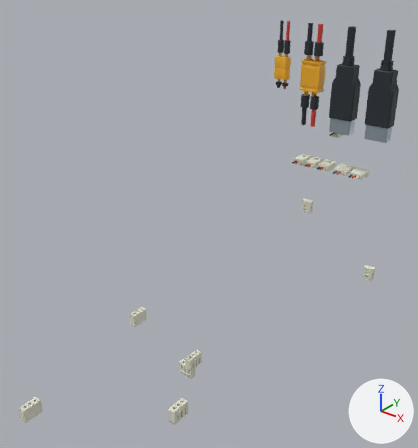
The glTF model web/assets/connectors.glb as it was, and as the next commit left it.
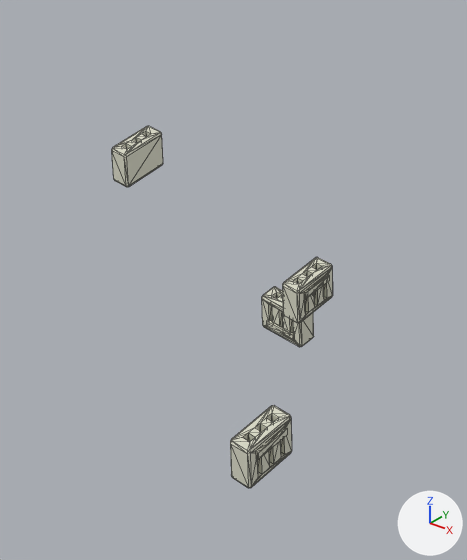
The first picture shows the older version from a 50 mm lens placed at (173.0, -286.0, 187.0), pointed at (-6.0, -63.0, 49.0). The close-ups show the older and then the newer version on the part from 22% to 59% of the width and 59% to 100% of the height of that picture. Only the edits that show in the close-ups are written down. Every picture has the same lights, and +X, +Y and +Z are marked at lower right. The close-ups show mesh edges as thin lines. Where no turn or scale is listed for an object, it has been applied to the vertices. Vertices at exactly the same position are counted once.

In view in the first close-up: 'ID1EH_nylon', 'ID2EH_nylon', 'ID5EH_nylon', 'ID6EH_nylon'.
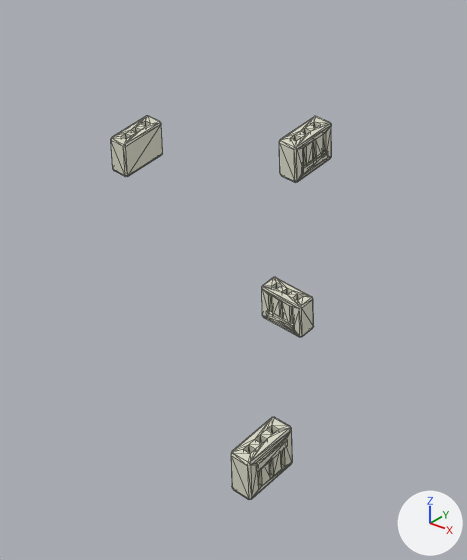
Pixel boxes [x1, y1, x2, y2] of what changed, in the close-ups (467 x 560 px; the box of a moved part takes in the faces that stretch with it):
```json
{"object": "ID5EH_nylon", "change": "reshaped", "before": [282, 257, 333, 323], "after": [279, 116, 332, 182]}
{"object": "ID2EH_nylon", "change": "moved", "before": [230, 405, 292, 488], "after": [231, 417, 292, 500]}
{"object": "ID6EH_nylon", "change": "moved", "before": [112, 126, 163, 187], "after": [111, 116, 163, 177]}
{"object": "ID1EH_nylon", "change": "moved", "before": [262, 287, 314, 347], "after": [262, 277, 314, 337]}
{"part": 3, "of": "me_mesh_62", "change": "moved or reshaped", "before": [304, 274, 329, 299], "after": [302, 150, 328, 174]}
{"part": 4, "of": "me_mesh_62", "change": "moved or reshaped", "before": [282, 257, 333, 323], "after": [279, 116, 332, 182]}
```

Edits to the scene script, one JSON object a line:
```json
{"block": "me_mesh_58", "where": "# used by ob_id1eh_nylon; location = (0.0, 0.0, 0.0)"}
{"op": "remove", "block": "me_mesh_58", "code": "me_mesh_58.from_pydata(...)  # 88 vertices, 180 faces; spans x -1.55..7.95, y -95.77..-91.65, z -30.0..-22.9"}
{"op": "add", "block": "me_mesh_58", "code": "me_mesh_58.from_pydata(...)  # 88 vertices, 180 faces; spans x -1.55..7.95, y -95.77..-91.65, z -27.8..-20.7"}
{"block": "me_mesh_58", "change": "me_mesh_58 part 1: the whole mesh is moved by (0.0, 0.0, 2.2)"}
{"block": "me_mesh_59", "where": "# used by ob_id2eh_nylon; location = (0.0, 0.0, 0.0)"}
{"op": "remove", "block": "me_mesh_59", "code": "me_mesh_59.from_pydata(...)  # 88 vertices, 180 faces; spans x 38.45..42.57, y -146.75..-137.25, z -2.6..4.5"}
{"op": "add", "block": "me_mesh_59", "code": "me_mesh_59.from_pydata(...)  # 88 vertices, 180 faces; spans x 38.45..42.57, y -146.75..-137.25, z -4.8..2.3"}
{"block": "me_mesh_59", "change": "me_mesh_59 part 2: the whole mesh is moved by (0.0, 0.0, -2.2)"}
{"block": "me_mesh_62", "where": "# used by ob_id5eh_nylon; location = (0.0, 0.0, 0.0)"}
{"op": "remove", "block": "me_mesh_62", "code": "me_mesh_62.from_pydata(...)  # 88 vertices, 180 faces; spans x 9.9..14.02, y -102.65..-93.15, z -16.85..-9.75"}
{"op": "add", "block": "me_mesh_62", "code": "me_mesh_62.from_pydata(...)  # 88 vertices, 180 faces; spans x 9.9..14.02, y -102.65..-93.15, z 12.55..19.65"}
{"block": "me_mesh_62", "change": "me_mesh_62 part 3: the loose piece of 8 vertices spanning x 13.51..14.02, y -101.04..-94.76, z -12.15..-10.9 is turned 180 degrees about the x axis through its middle, then moved by (0.0, 0.0, 25.85)"}
{"block": "me_mesh_62", "change": "me_mesh_62 part 4: 80 of 88 vertices moved; they spanned x 9.9..13.7, y -102.65..-93.15, z -16.85..-9.75 and now span x 9.9..13.7, y -102.65..-93.15, z 12.55..19.65; mean shift (0.0, 0.0, 29.56); largest move (10.34, -93.35, -16.85) -> (10.34, -102.45, 19.65)"}
{"block": "me_mesh_63", "where": "# used by ob_id6eh_nylon; location = (0.0, 0.0, 0.0)"}
{"op": "remove", "block": "me_mesh_63", "code": "me_mesh_63.from_pydata(...)  # 88 vertices, 180 faces; spans x -27.72..-23.6, y -105.75..-96.25, z -3.5..3.6"}
{"op": "add", "block": "me_mesh_63", "code": "me_mesh_63.from_pydata(...)  # 88 vertices, 180 faces; spans x -27.72..-23.6, y -105.75..-96.25, z -1.3..5.8"}
{"block": "me_mesh_63", "change": "me_mesh_63 part 5: the whole mesh is moved by (0.0, 0.0, 2.2)"}
```
